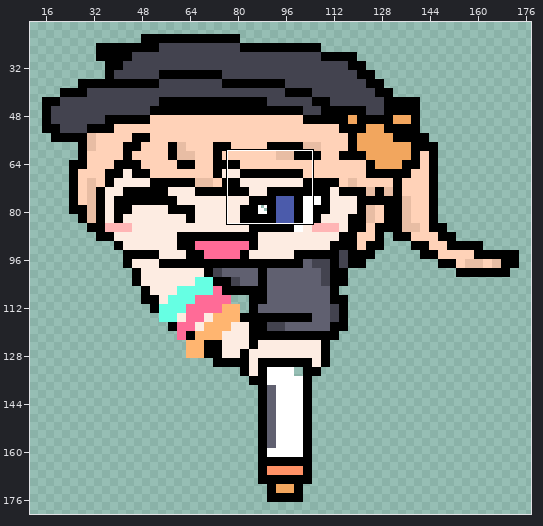
File history of a sprite sheet, Assets/Resource/Tower/TowerSprites/Girl2Sprite.png. The first picture is a wide view before the edit; the outline marks the close-up.
Close-up. As it was:
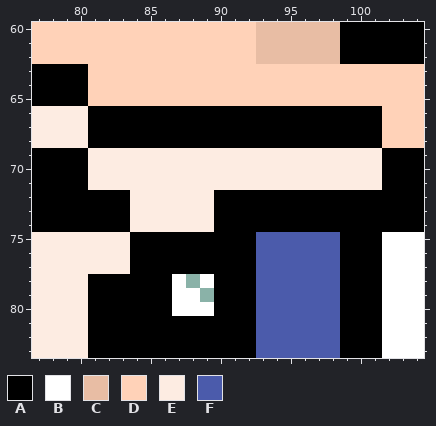
The file is 192x192 pixels. Shown: x 77..104, y 60..83. The wide view leaves out empty margins.
Palette (. is transparent): A #000000  B #ffffff  C #e8bda4  D #ffd2b8  E #fdece2  F #4b5bab
Pixels before, first column x 77:
60 DDDDDDDDDDDDDDDDCCCCCCAAAAAA
61 DDDDDDDDDDDDDDDDCCCCCCAAAAAA
62 DDDDDDDDDDDDDDDDCCCCCCAAAAAA
63 AAAADDDDDDDDDDDDDDDDDDDDDDDD
64 AAAADDDDDDDDDDDDDDDDDDDDDDDD
65 AAAADDDDDDDDDDDDDDDDDDDDDDDD
66 EEEEAAAAAAAAAAAAAAAAAAAAADDD
67 EEEEAAAAAAAAAAAAAAAAAAAAADDD
68 EEEEAAAAAAAAAAAAAAAAAAAAADDD
69 AAAAEEEEEEEEEEEEEEEEEEEEEAAA
70 AAAAEEEEEEEEEEEEEEEEEEEEEAAA
71 AAAAEEEEEEEEEEEEEEEEEEEEEAAA
72 AAAAAAAEEEEEEAAAAAAAAAAAAAAA
73 AAAAAAAEEEEEEAAAAAAAAAAAAAAA
74 AAAAAAAEEEEEEAAAAAAAAAAAAAAA
75 EEEEEEEAAAAAAAAAFFFFFFAAABBB
76 EEEEEEEAAAAAAAAAFFFFFFAAABBB
77 EEEEEEEAAAAAAAAAFFFFFFAAABBB
78 EEEEAAAAAAB.BAAAFFFFFFAAABBB
79 EEEEAAAAAABB.AAAFFFFFFAAABBB
80 EEEEAAAAAABBBAAAFFFFFFAAABBB
81 EEEEAAAAAAAAAAAAFFFFFFAAABBB
82 EEEEAAAAAAAAAAAAFFFFFFAAABBB
83 EEEEAAAAAAAAAAAAFFFFFFAAABBB
Now the later version:
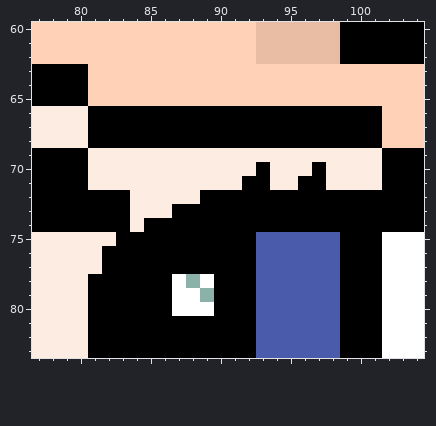
From old to new:
{"y":70,"x":93,"old":"E","new":"A"}
{"y":70,"x":97,"old":"E","new":"A"}
{"y":71,"x":92,"old":"EE","new":"AA"}
{"y":71,"x":96,"old":"EE","new":"AA"}
{"y":72,"x":89,"old":"E","new":"A"}
{"y":73,"x":87,"old":"EEE","new":"AAA"}
{"y":74,"x":85,"old":"EEEEE","new":"AAAAA"}
{"y":75,"x":83,"old":"E","new":"A"}
{"y":76,"x":82,"old":"EE","new":"AA"}
{"y":77,"x":82,"old":"EE","new":"AA"}
{"label":"changed","picture_box":[102,162,326,274]}
